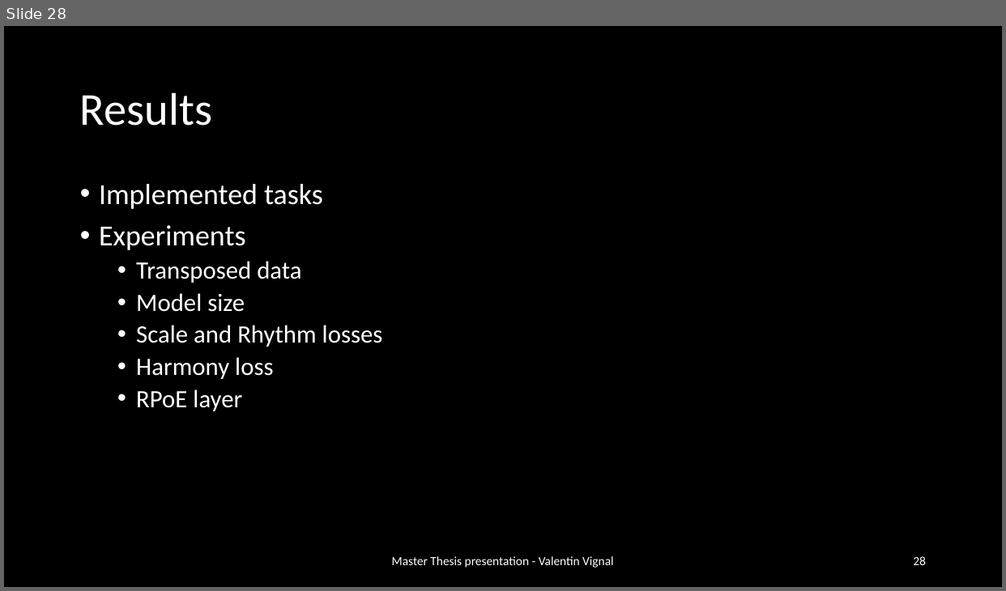
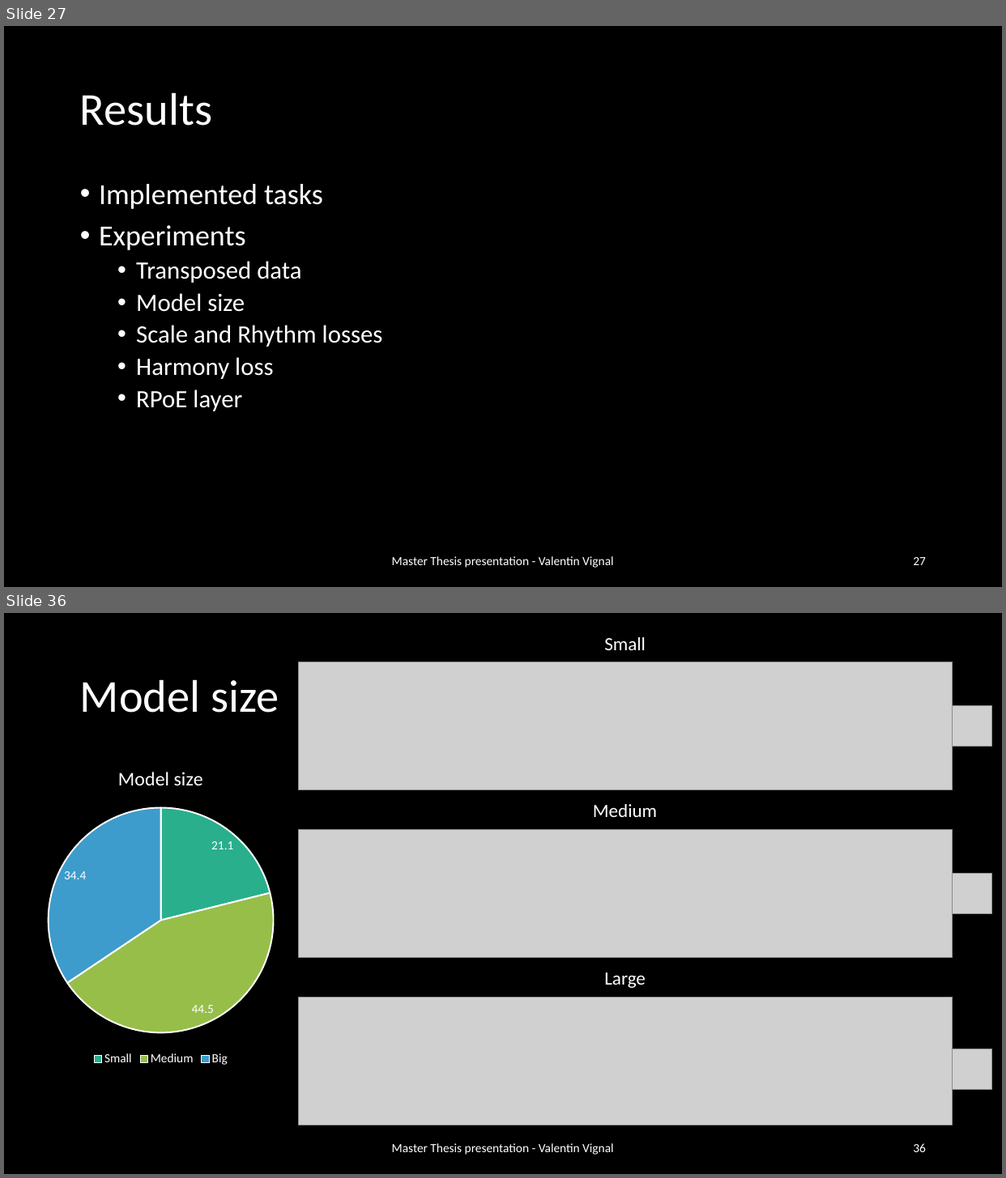
Before and after one commit to ValentinVignal/Dissertation-Report, a slide deck: Presentation/Presentation.pptx. Shown one above the other, each under a label of ours: slide 28 before the commit, slides 27 and 36 after it; the slides between them are not shown. The pictures are 1006x591 and 1006x1178 pixels, drawn with LibreOffice and Linux fonts; fonts in the diff are those of the drawing; grey boxes stand for pictures. Boxes give left, top, right and bottom in pixels: in the first picture for what was removed or moved away, otherwise in the second. Text is boxed around its words. In the diff, an @@ line names an element or a change of style, - is before the commit and + after.

```diff
--- a/Presentation/Presentation.pptx
+++ b/Presentation/Presentation.pptx
@@ slide 36 added at [4,613,1002,1174], background #000000 @@
@@ text added at [604,637,646,650], 18 pt, text #FFFFFF @@
+Small
@@ title added at [80,679,279,713], 44 pt, text #FFFFFF @@
+Model size
@@ picture added at [299,662,953,790] @@
@@ picture added at [953,706,992,746] @@
@@ pie chart added at [4,752,317,1070] @@
+title "Model size"
+categories: Small, Medium, Big
+Model size: 21.1, 44.5, 34.4
@@ text added at [593,804,657,817], 18 pt, text #FFFFFF @@
+Medium
@@ picture added at [299,829,953,957] @@
@@ picture added at [953,874,992,914] @@
@@ text added at [604,973,646,988], 18 pt, text #FFFFFF @@
+Large
@@ picture added at [299,997,953,1125] @@
@@ picture added at [953,1050,992,1089] @@
@@ text added at [392,1144,613,1155], 12 pt, text #FFFFFF @@
+Master Thesis presentation - Valentin Vignal
@@ page number added at [913,1144,926,1152], 12 pt, text #FFFFFF @@
+36
@@ what was slide 28 is now slide 27 @@
@@ page number at [913,557,926,565]: text changed @@
-28
+27
```
Also in this commit, not shown: 13 slides changed, 18 other slides added, 45 other files.
